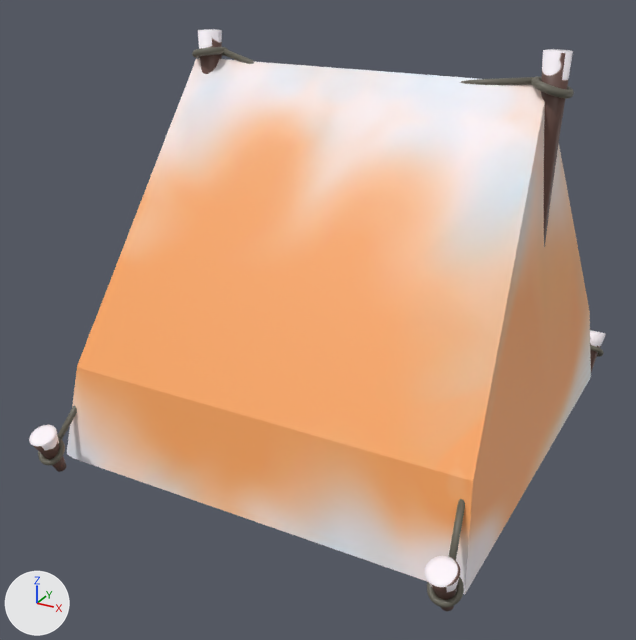
The FBX model Sniff-and-Rescue/Assets/3D_models/TENT.fbx, before and after one commit.
One viewpoint serves both versions: a camera (50 mm lens) standing at (2.07, -4.14, 2.66) and looking at (-0.07, -0.24, 0.71). The axes (+X, +Y, +Z) are drawn at lower left. The lights are the same throughout. The first picture is the older version. Where no turn or scale is listed for an object, it has been applied to the vertices.
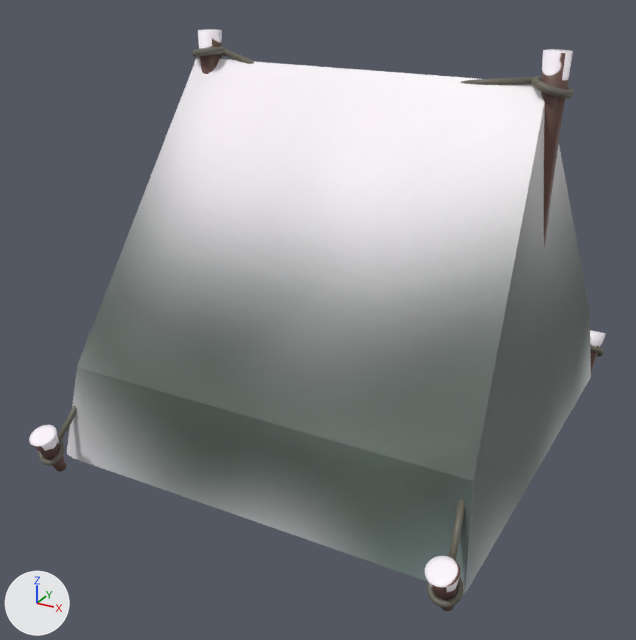
The newer file is also rescaled (x0.662), turned or shifted as a whole; pictures and numbers use the older file's frame.

What differs and where, as boxes [x1, y1, x2, y2] in the pictures (636 x 640 px):
```json
{"object": "Cube", "change": "surface changed, recoloured", "before": [67, 58, 591, 595], "after": [67, 58, 591, 595], "on screen": "orange to grey"}
{"part": 1, "of": "me_cylinder_009", "change": "edited", "before": [29, 29, 606, 611], "after": [29, 29, 606, 611], "on screen": "looks the same"}
```

Scene script edits in JSON lines:
```json
{"op": "add", "block": "img_texture_tent_1_png", "code": ["img_texture_tent_1_png = load_image('TEXTURE TENT 1.png', 'TEXTURE TENT 1.png', 2048, 2048, 'sRGB')"]}
{"op": "add", "block": "img_texture_tent_2_png", "code": ["img_texture_tent_2_png = load_image('TEXTURE TENT 2.png', 'TEXTURE TENT 2.png', 2048, 2048, 'sRGB')"]}
{"op": "set", "path": "mat_material_001.texture", "old": "img_sniff_texture_2_png", "new": "img_texture_tent_1_png", "note": "with its transparency -> not seen"}
{"op": "set", "path": "mat_material_002.texture", "old": "img_sniff_texture_3_png", "new": "img_texture_tent_2_png", "note": "with its transparency"}
{"block": "me_cylinder_009", "where": "me_cylinder_009.from_pydata(...)  # 1728 vertices, 1548 faces; spans x -2.19..0.17, y -1.42..1.43, z -1.09..1.07"}
{"block": "me_cylinder_009", "where": "# used by ob_cylinder_009; location = (1.029, 0.0, 1.098)"}
{"block": "me_cylinder_009", "change": "me_cylinder_009 part 1: 1548 faces spanning x -2.19..0.17, y -1.42..1.43, z -1.09..1.07 switch from mat_material_001 (picture img_sniff_texture_2_png) to mat_material_002 (picture img_texture_tent_2_png)"}
{"block": "me_cube_001", "where": "me_cube_001.from_pydata(...)  # 374 vertices, 360 faces; spans x -1.16..1.17, y -1.17..1.17, z -1.0..1.0"}
{"op": "remove", "block": "me_cube_001", "code": "me_cube_001.materials.append(mat_material)  # picture img_sniff_texture_1_png"}
{"op": "add", "block": "me_cube_001", "code": "me_cube_001.materials.append(mat_material_001)  # picture img_texture_tent_1_png"}
```
